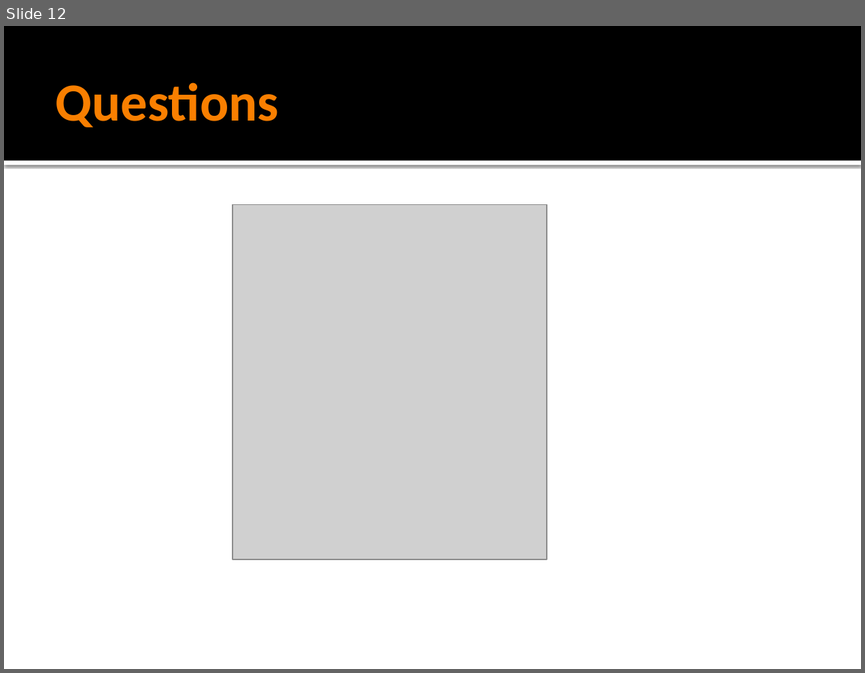
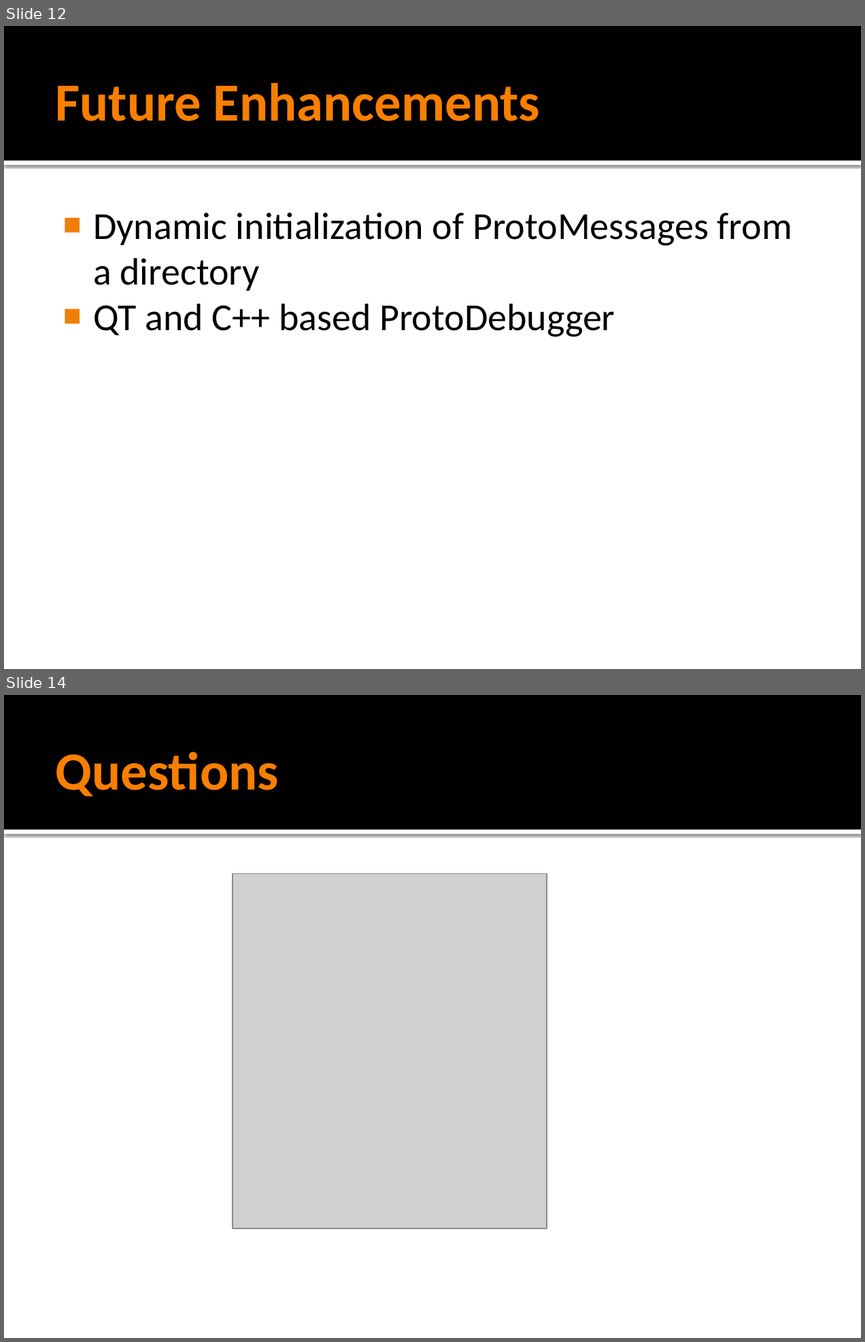
Before and after one commit to slopyjoe/ProtoCapstonProject, a slide deck: Documents/ProtoDebuggerPresentation.pptx. Shown one above the other, each under a label of ours: slide 12 before the commit, slides 12 and 14 after it; the slides between them are not shown. The pictures are 865x673 and 865x1342 pixels, drawn with LibreOffice and Linux fonts; fonts in the diff are those of the drawing; grey boxes stand for pictures. Boxes give left, top, right and bottom in pixels: in the first picture for what was removed or moved away, otherwise in the second. Text is boxed around its words. In the diff, an @@ line names an element or a change of style, - is before the commit and + after.

```diff
--- a/Documents/ProtoDebuggerPresentation.pptx
+++ b/Documents/ProtoDebuggerPresentation.pptx
@@ slide 12 added at (4,26,861,669), background #FFFFFF; not listed: 2 template elements that a slide beside it also shows @@
@@ title added at (56,82,540,121), 45 pt, text #F97F00, bold @@
+Future Enhancements
@@ text added at (93,212,792,337), 32 pt, text #000000 @@
+■ Dynamic initialization of ProtoMessages from a directory
+■ QT and C++ based ProtoDebugger
@@ what was slide 12 is now slide 14 @@
```
Also in this commit, not shown: 3 slides changed, 1 other slide added.
